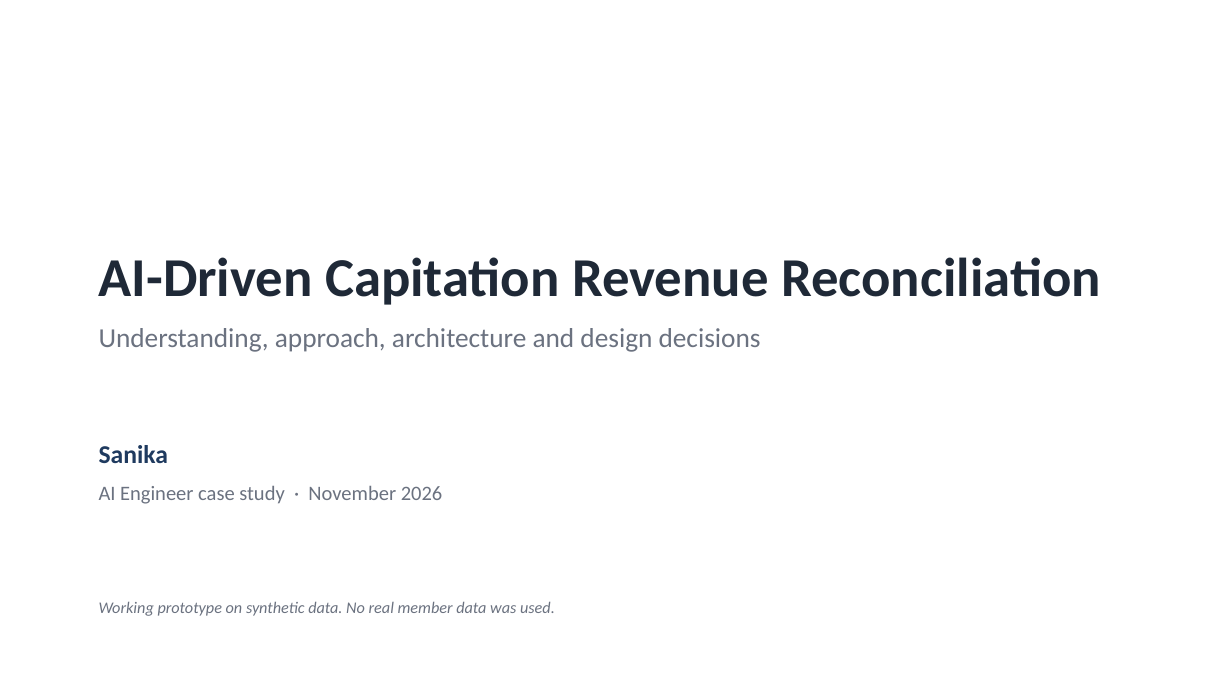
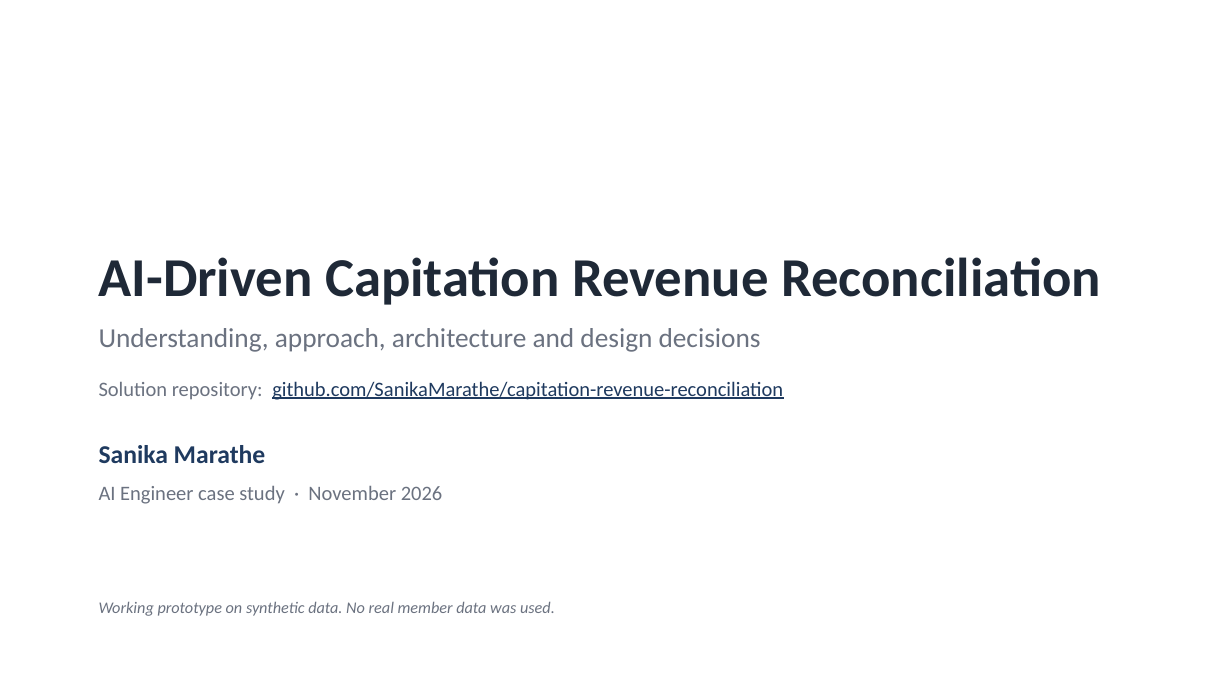
Before and after one commit to SanikaMarathe/capitation-revenue-reconciliation, a slide deck: slide 1 of Capitation_Reconciliation.pptx. Drawn at 1232x693 pixels with LibreOffice and Linux fonts; fonts in the diff are those of the drawing. Boxes give left, top, right and bottom in pixels: in the first picture for what was removed or moved away, otherwise in the second. Text is boxed around its words. In the diff, an @@ line names an element or a change of style, - is before the commit and + after.

```diff
--- a/Capitation_Reconciliation.pptx
+++ b/Capitation_Reconciliation.pptx
@@ text added at (x1=99, y1=381, x2=783, y2=400), 12 pt, text #1F3A5F, underline @@
+Solution repository: github.com/SanikaMarathe/capitation-revenue-reconciliation
@@ text at (x1=99, y1=445, x2=266, y2=463): text changed @@
-Sanika
+Sanika Marathe
```
Also in this commit, not shown: 5 other slides changed, 1 slide added.
